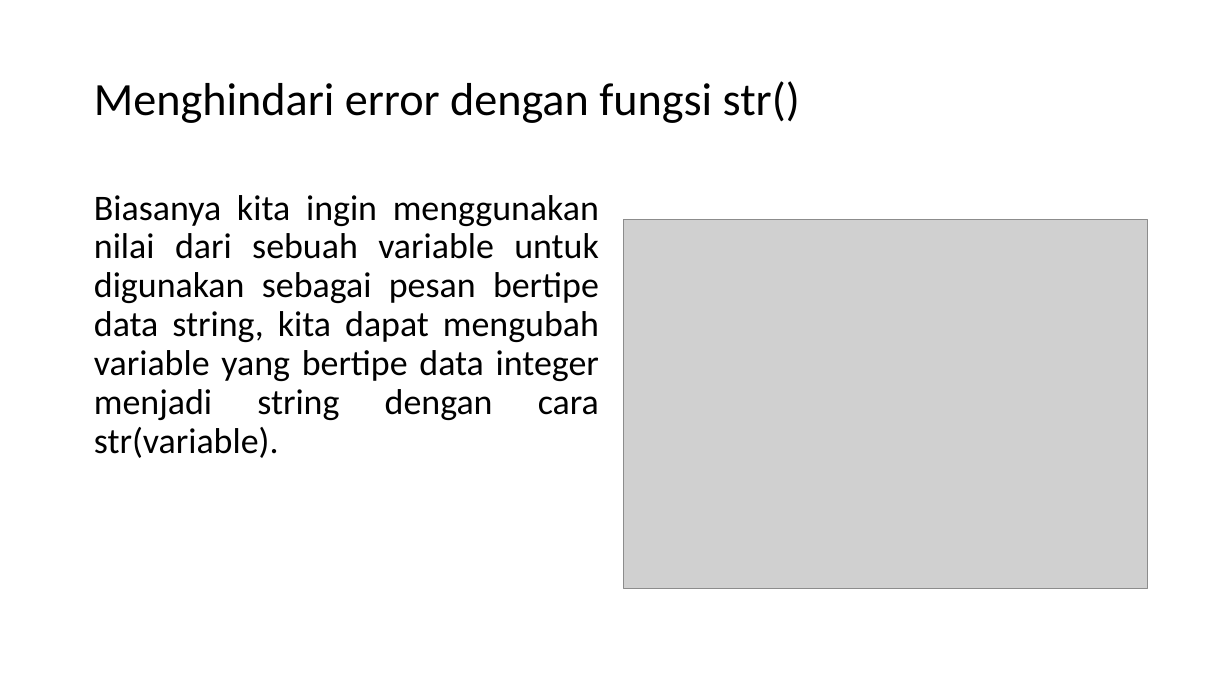
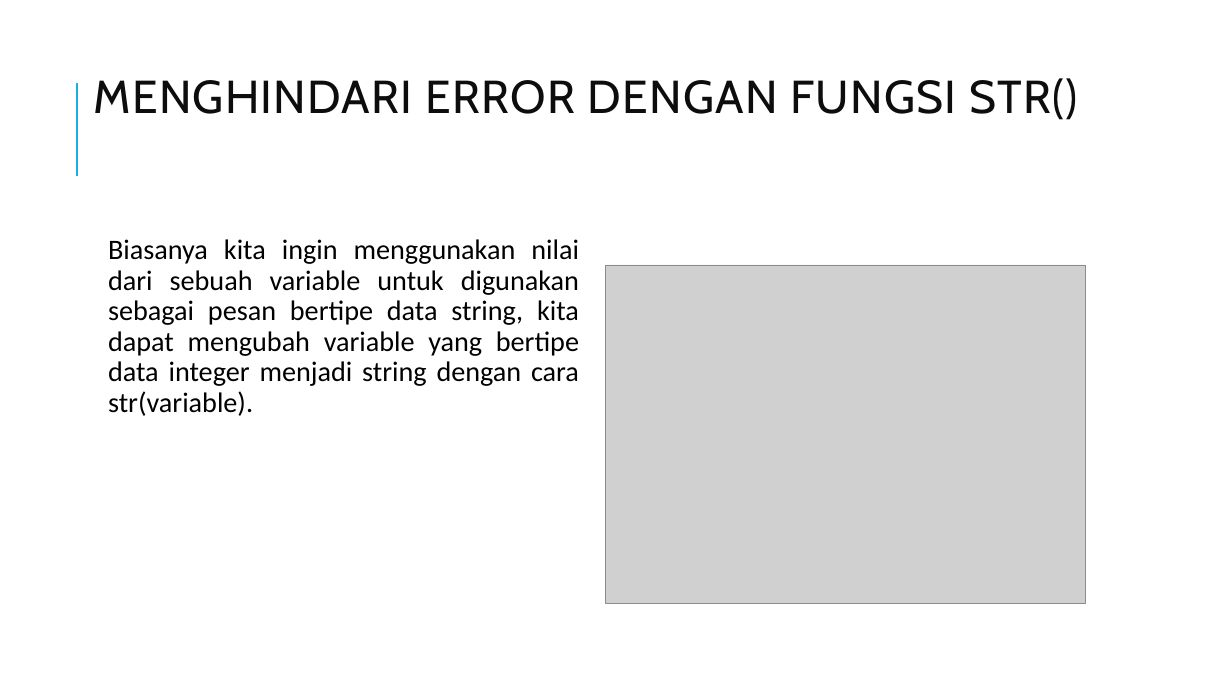
Before and after one commit to gunturadil/Deep-Learning_Guntur-Adil, a slide deck: slide 13 of Bahan ppt_Deep Learnin (dasar python)_Guntur Adil A.pptx (slide 12 before the commit). Drawn at 1232x693 pixels with LibreOffice and Linux fonts; fonts in the diff are those of the drawing; grey boxes stand for pictures. Boxes give left, top, right and bottom in pixels: in the first picture for what was removed or moved away, otherwise in the second. Text is boxed around its words. In the diff, an @@ line names an element or a change of style, - is before the commit and + after.

```diff
--- a/Bahan ppt_Deep Learnin (dasar python)_Guntur Adil A.pptx
+++ b/Bahan ppt_Deep Learnin (dasar python)_Guntur Adil A.pptx
@@ line added from (77, 176) to (77, 83), #1CADE4 1.5 pt @@
@@ title at (94,78,1078,120): text changed; font Calibri to Cabin; text colour #000000 to #0D0D0D @@
-Menghindari error dengan fungsi str()
+MENGHINDARI ERROR DENGAN FUNGSI STR()
@@ text "Biasanya kita ingin menggunakan nilai ...": place and size @@
-text "Biasanya kita ingin menggunakan nilai ..." at (94,195,599,458)
+text "Biasanya kita ingin menggunakan nilai ..." at (108,239,579,416)
@@ text "Biasanya kita ingin menggunakan nilai ..." at (108,239,579,416): size 28 to 22 pt; more space between paragraphs @@
@@ picture: place and size @@
-picture at (624,220,1148,589)
+picture at (605,265,1086,604)
```
Also in this commit, not shown: 18 other slides changed, 9 slides added, 4 slides removed.
